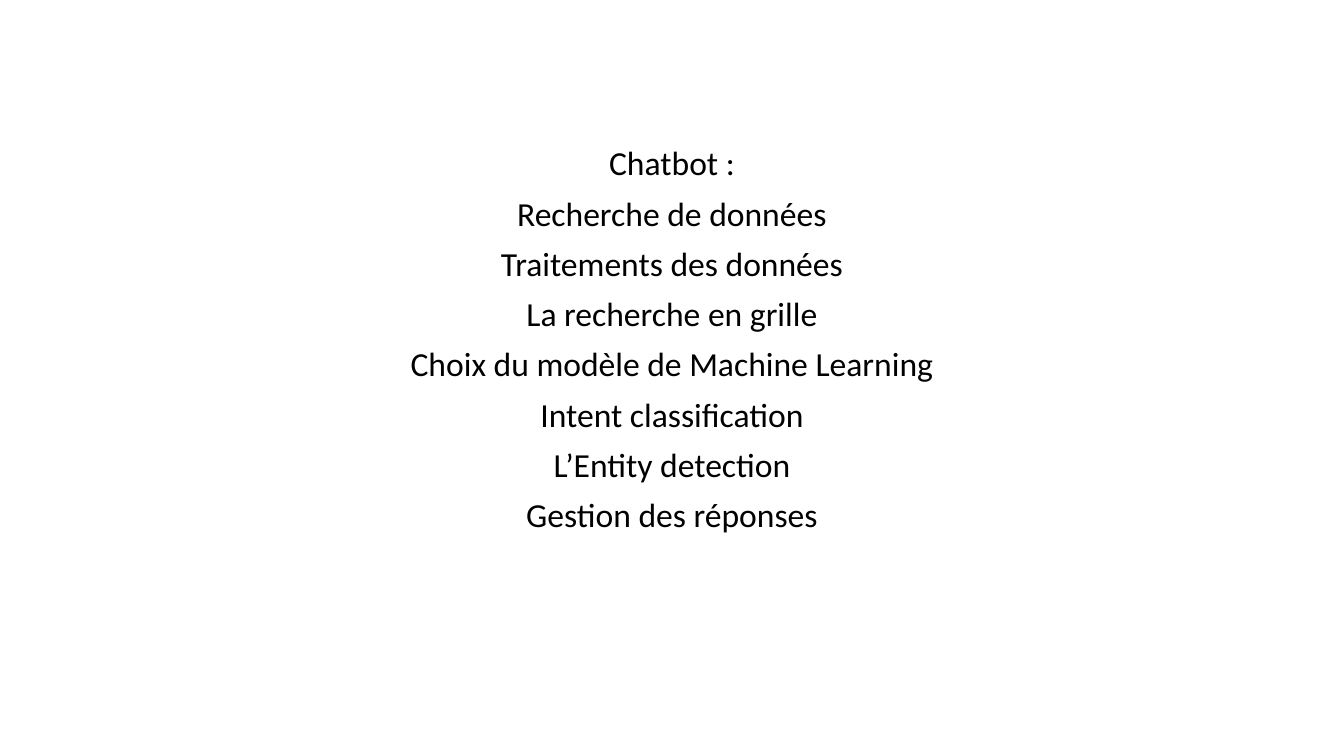
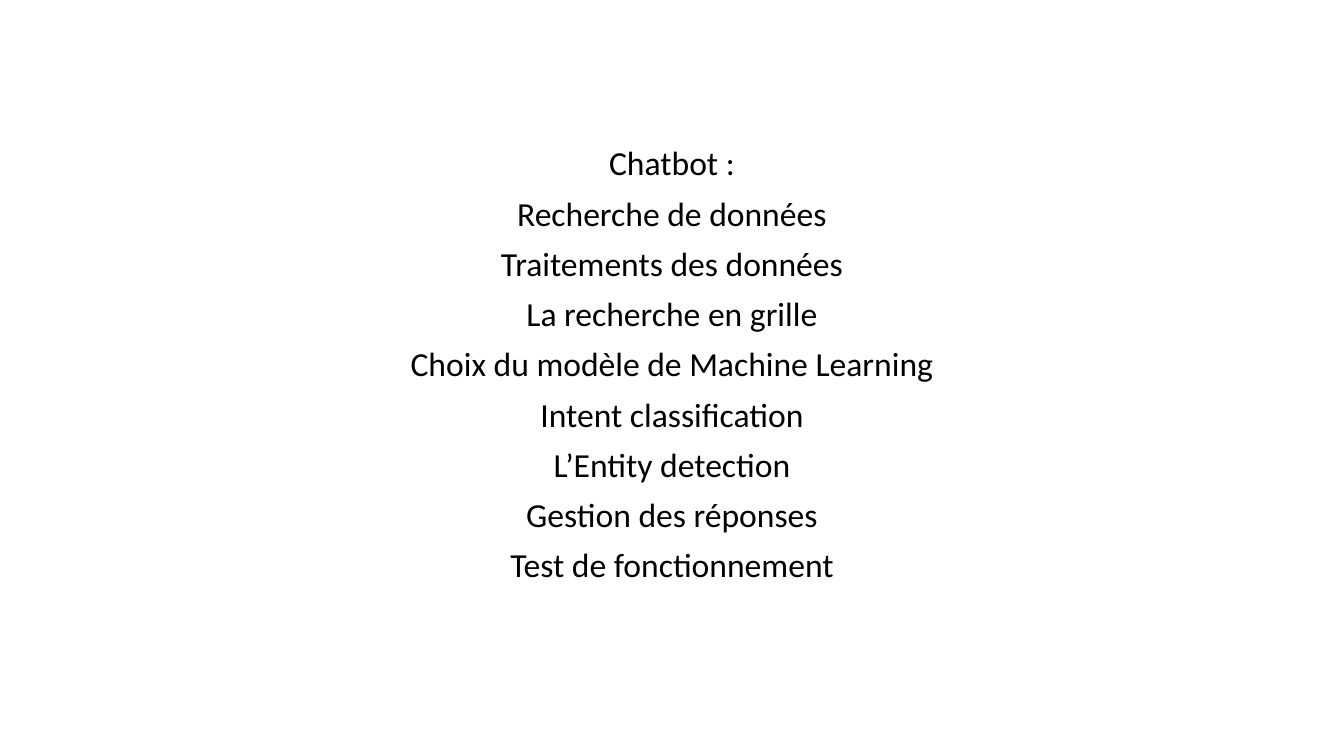
Before and after one commit to Jah-Say10/Master-Thesis-Omar-DIASSE, a slide deck: slide 33 of Presentation/Presentation Memoire.pptx (slide 11 before the commit). Drawn at 1344x756 pixels with LibreOffice and Linux fonts; fonts in the diff are those of the drawing. Boxes give left, top, right and bottom in pixels: in the first picture for what was removed or moved away, otherwise in the second. Text is boxed around its words. In the diff, an @@ line names an element or a change of style, - is before the commit and + after.

```diff
--- a/Presentation/Presentation Memoire.pptx
+++ b/Presentation/Presentation Memoire.pptx
@@ subtitle at [510, 553, 834, 578]: paragraph added @@
+Test de fonctionnement
```
Also in this commit, not shown: 3 other slides changed, 22 slides added, 3 other files.
